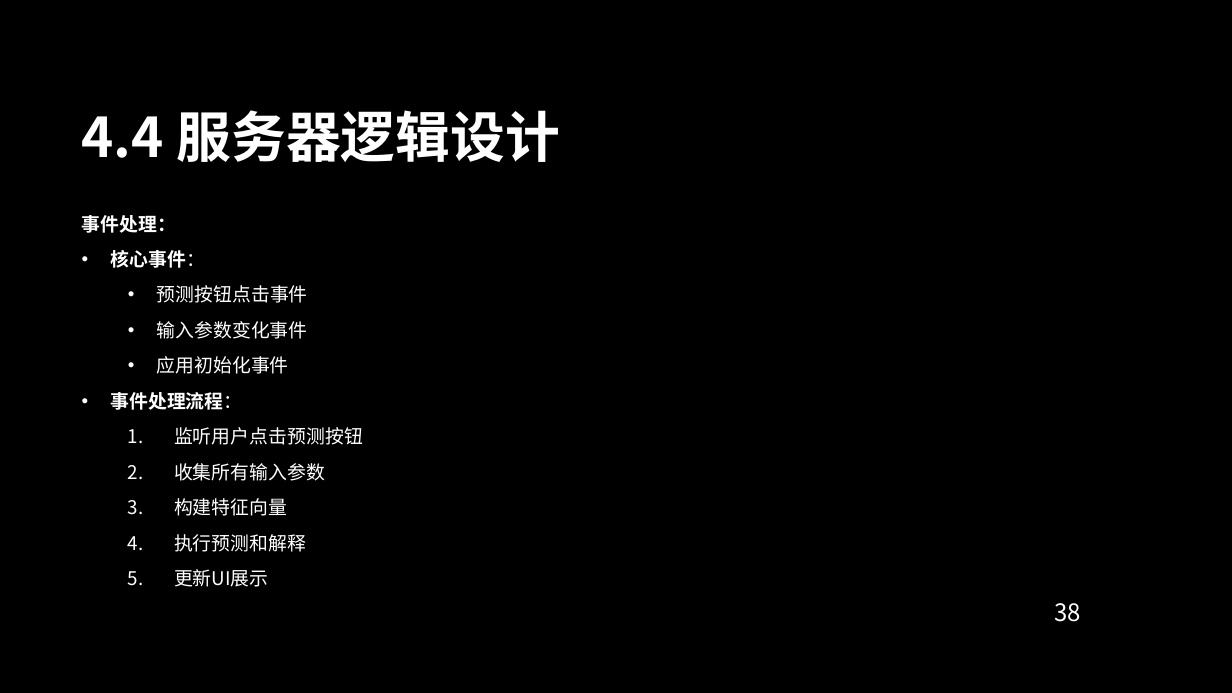
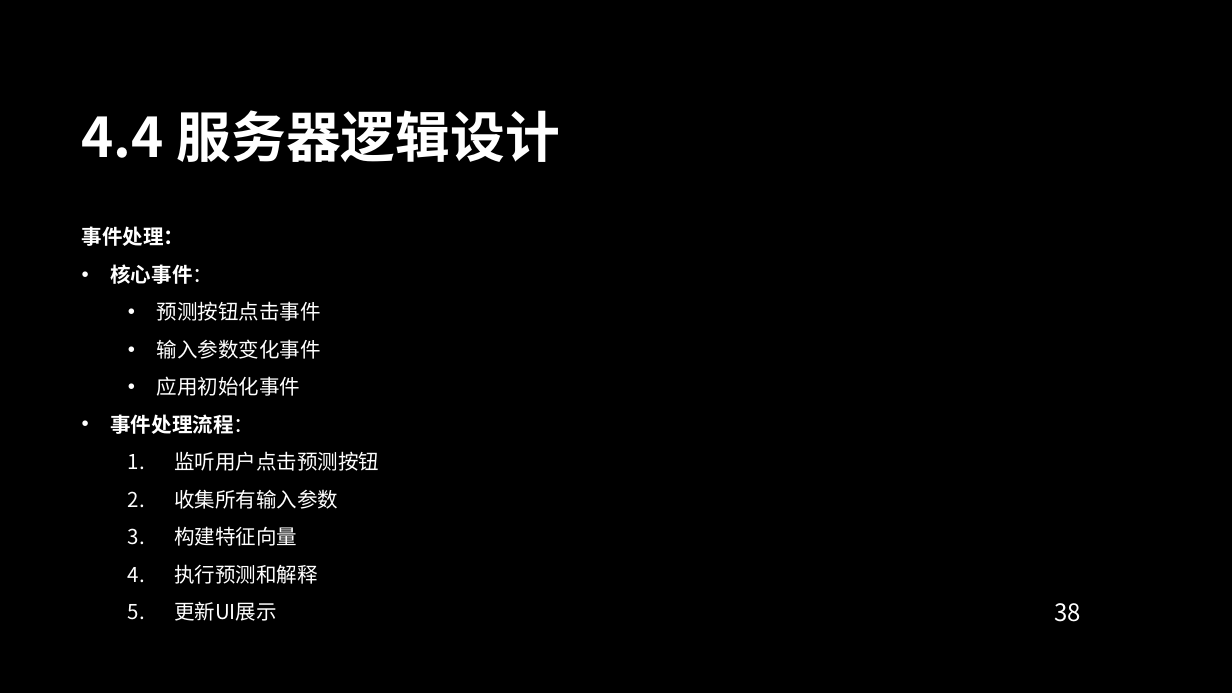
Before and after one commit to Kiriny1999/analysis-ic-model, a slide deck: slide 38 of shiny_app_documentation.pptx. Drawn at 1232x693 pixels with LibreOffice and Linux fonts; fonts in the diff are those of the drawing; background and template pictures are left out. Boxes give left, top, right and bottom in pixels: in the first picture for what was removed or moved away, otherwise in the second. Text is boxed around its words. In the diff, an @@ line names an element or a change of style, - is before the commit and + after.

Commit message:
update ppt

```diff
--- a/shiny_app_documentation.pptx
+++ b/shiny_app_documentation.pptx
@@ text "事件处理：" at box(82, 226, 379, 621): size 11 to 12 pt @@
```
Also in this commit, not shown: 1 other file.
